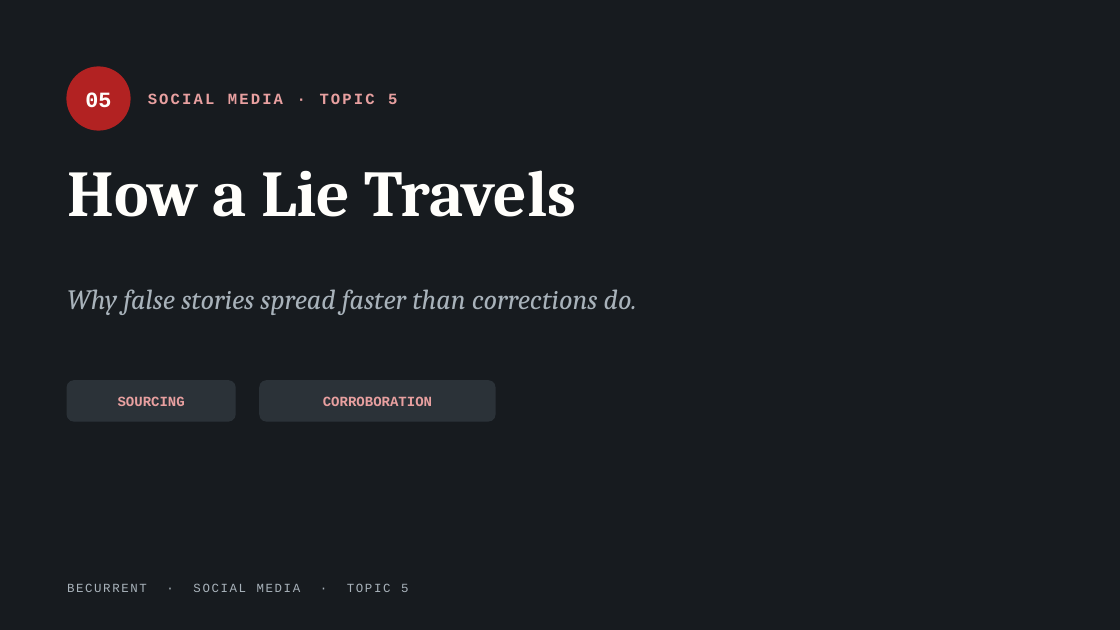
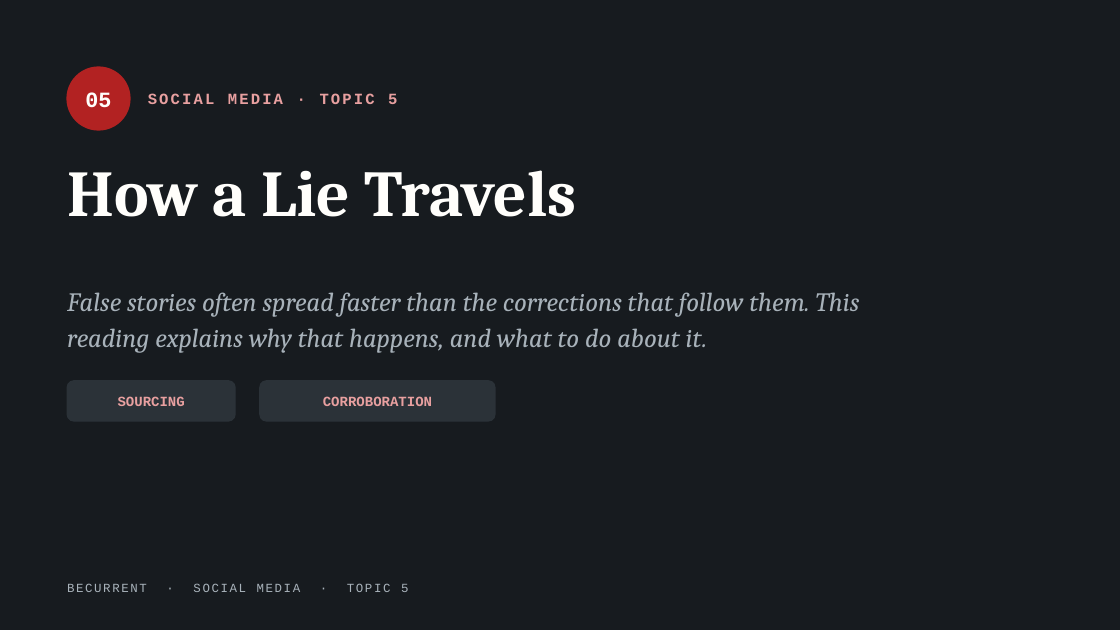
Before and after one commit to JeffAndersonLogic/BeCurrent, a slide deck: slide 1 of social-media/decks/topic-05-how-a-lie-travels.pptx. Drawn at 1120x630 pixels with LibreOffice and Linux fonts; fonts in the diff are those of the drawing. Boxes give left, top, right and bottom in pixels: in the first picture for what was removed or moved away, otherwise in the second. Text is boxed around its words. In the diff, an @@ line names an element or a change of style, - is before the commit and + after.

```diff
--- a/social-media/decks/topic-05-how-a-lie-travels.pptx
+++ b/social-media/decks/topic-05-how-a-lie-travels.pptx
@@ text at <box>67,292,860,353</box>: text changed; size 18 to 17 pt @@
-Why false stories spread faster than corrections do.
+False stories often spread faster than the corrections that follow them. This reading explains why that happens, and what to do about it.
```
Also in this commit, not shown: 3 other slides changed, 17 other files.
